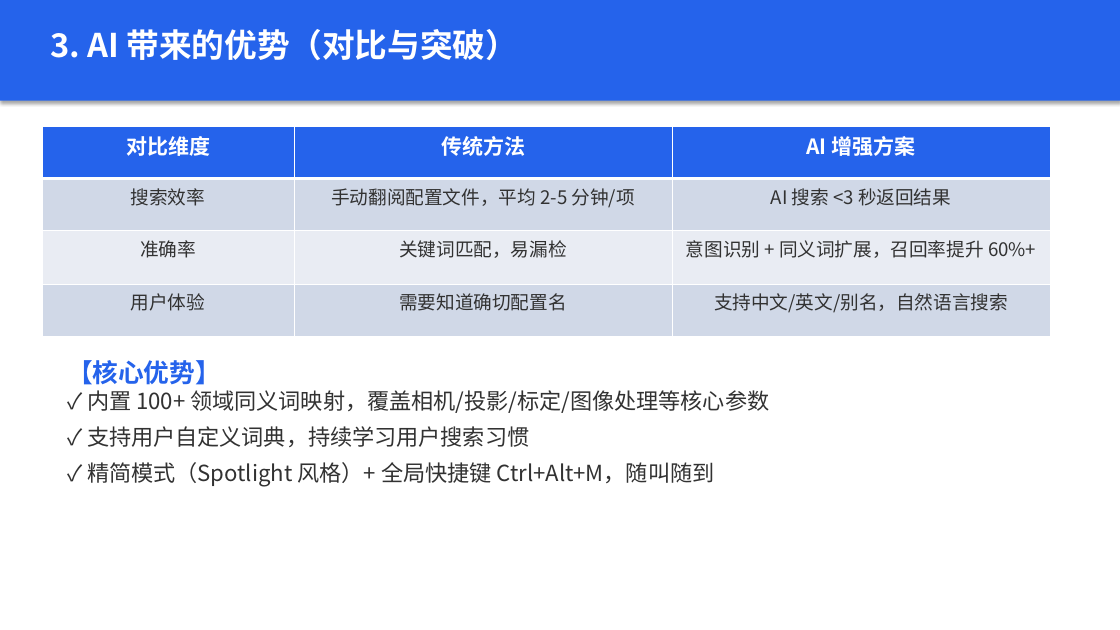
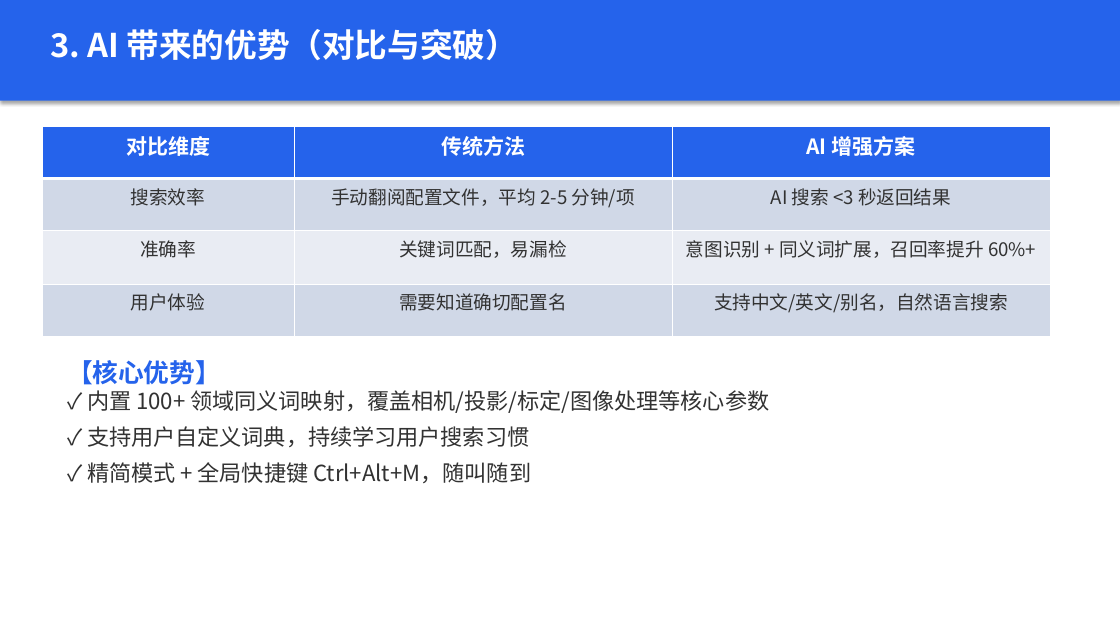
Before and after one commit to 1zyp9999/configWatcher, a slide deck: slide 4 of ConfigWatcher_AI 编程马拉松作品.pptx. Drawn at 1120x630 pixels with LibreOffice and Linux fonts; fonts in the diff are those of the drawing. Boxes give left, top, right and bottom in pixels: in the first picture for what was removed or moved away, otherwise in the second. Text is boxed around its words. In the diff, an @@ line names an element or a change of style, - is before the commit and + after.

```diff
--- a/ConfigWatcher_AI 编程马拉松作品.pptx
+++ b/ConfigWatcher_AI 编程马拉松作品.pptx
@@ text at (87, 462, 531, 483): text changed @@
-✓ 精简模式（Spotlight 风格）+ 全局快捷键 Ctrl+Alt+M，随叫随到
+✓ 精简模式 + 全局快捷键 Ctrl+Alt+M，随叫随到
```
Also in this commit, not shown: 3 other slides changed, 5 slides added.
